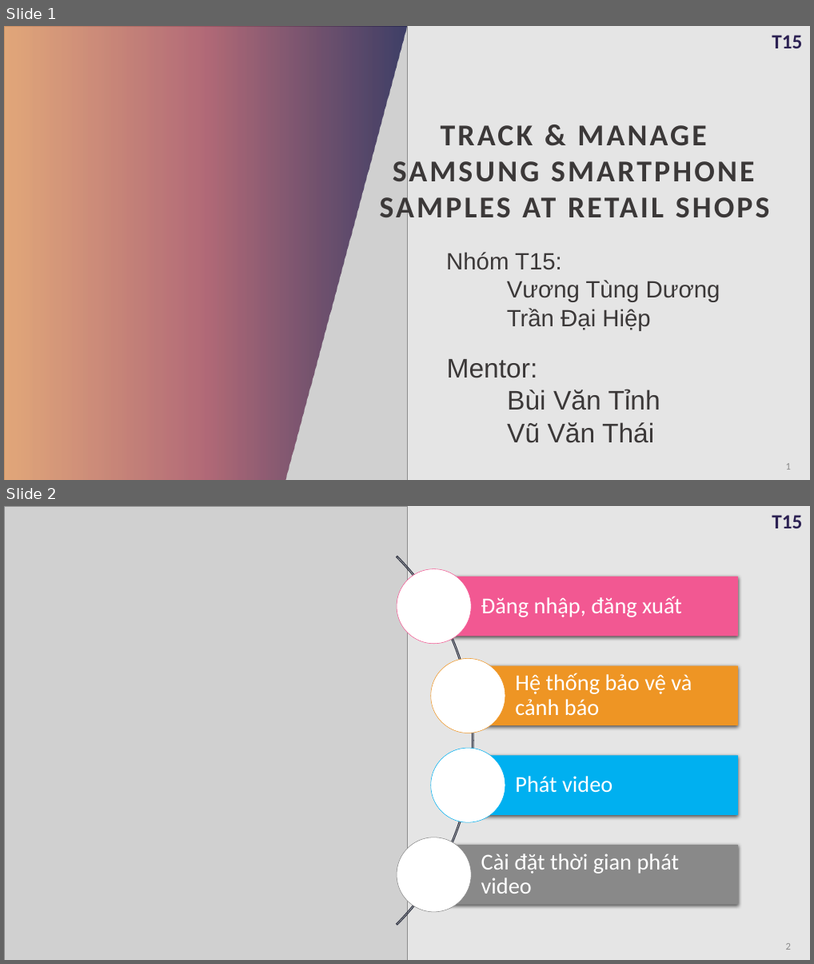
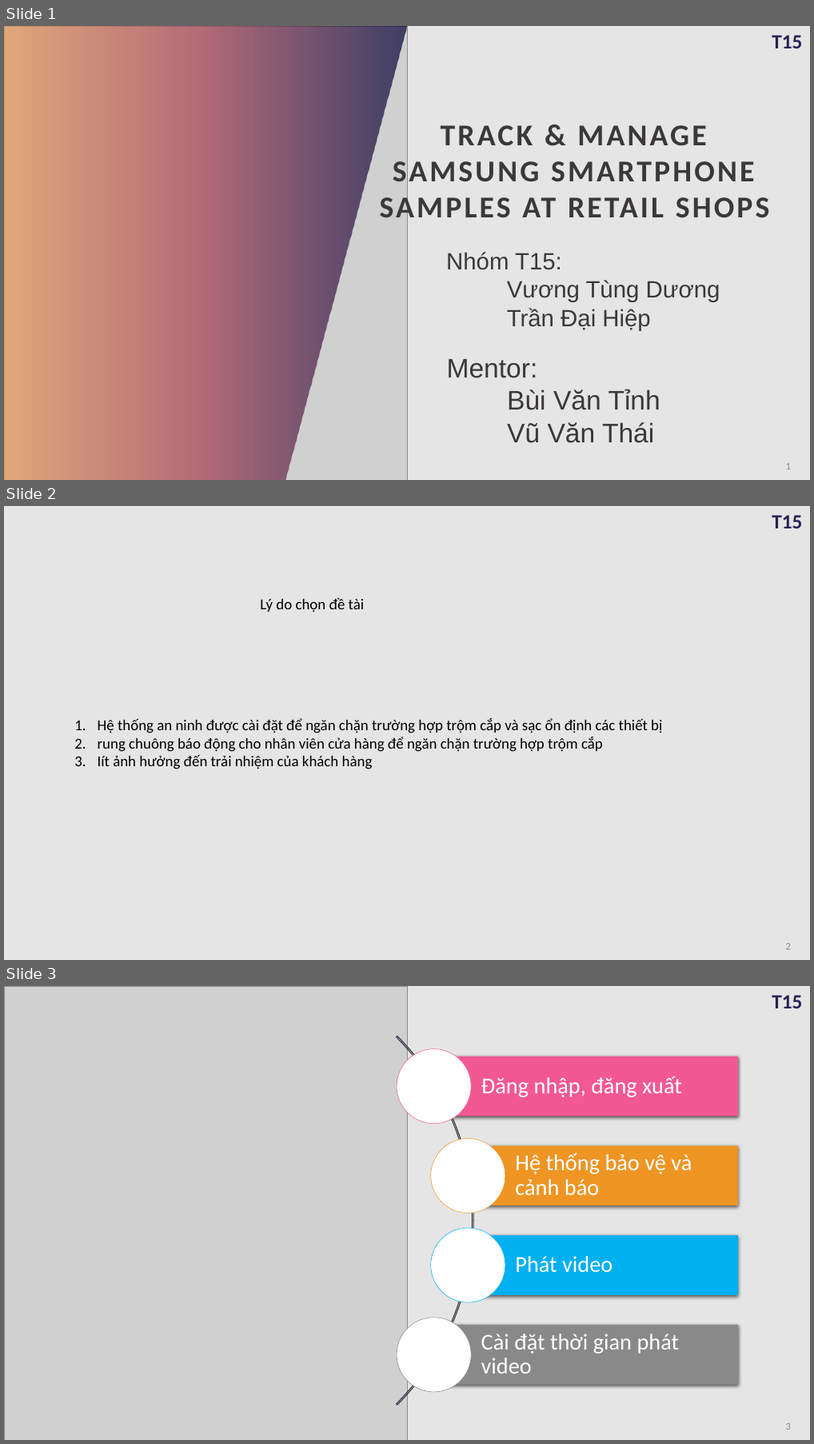
Before and after one commit to daihieptn97/share, a slide deck: Đồ án/BaoCao.pptx. Shown one above the other, each under a label of ours: slides 1 and 2 before the commit, slides 1, 2 and 3 after it. The pictures are 814x964 and 814x1444 pixels, drawn with LibreOffice and Linux fonts; fonts in the diff are those of the drawing; grey boxes stand for pictures. Boxes give left, top, right and bottom in pixels: in the first picture for what was removed or moved away, otherwise in the second. Text is boxed around its words. In the diff, an @@ line names an element or a change of style, - is before the commit and + after.

```diff
--- a/Đồ án/BaoCao.pptx
+++ b/Đồ án/BaoCao.pptx
@@ slide 2 added at <box>4,506,810,960</box>, background #E5E5E5; not listed: 1 template element that a slide beside it also shows @@
@@ text added at <box>260,598,364,612</box>, 18 pt, text #000000 @@
+Lý do chọn đề tài
@@ text added at <box>98,718,662,769</box>, 18 pt, text #000000 @@
+1. Hệ thống an ninh được cài đặt để ngăn chặn trường hợp trộm cắp và sạc ổn định các thiết bị
+2. rung chuông báo động cho nhân viên cửa hàng để ngăn chặn trường hợp trộm cắp
+3. Iít ảnh hưởng đến trải nhiệm của khách hàng
@@ page number added at <box>786,943,791,949</box>, 12 pt, text #8C8C8C @@
+2
@@ what was slide 2 is now slide 3 @@
```
Also in this commit, not shown: 6 other files.
